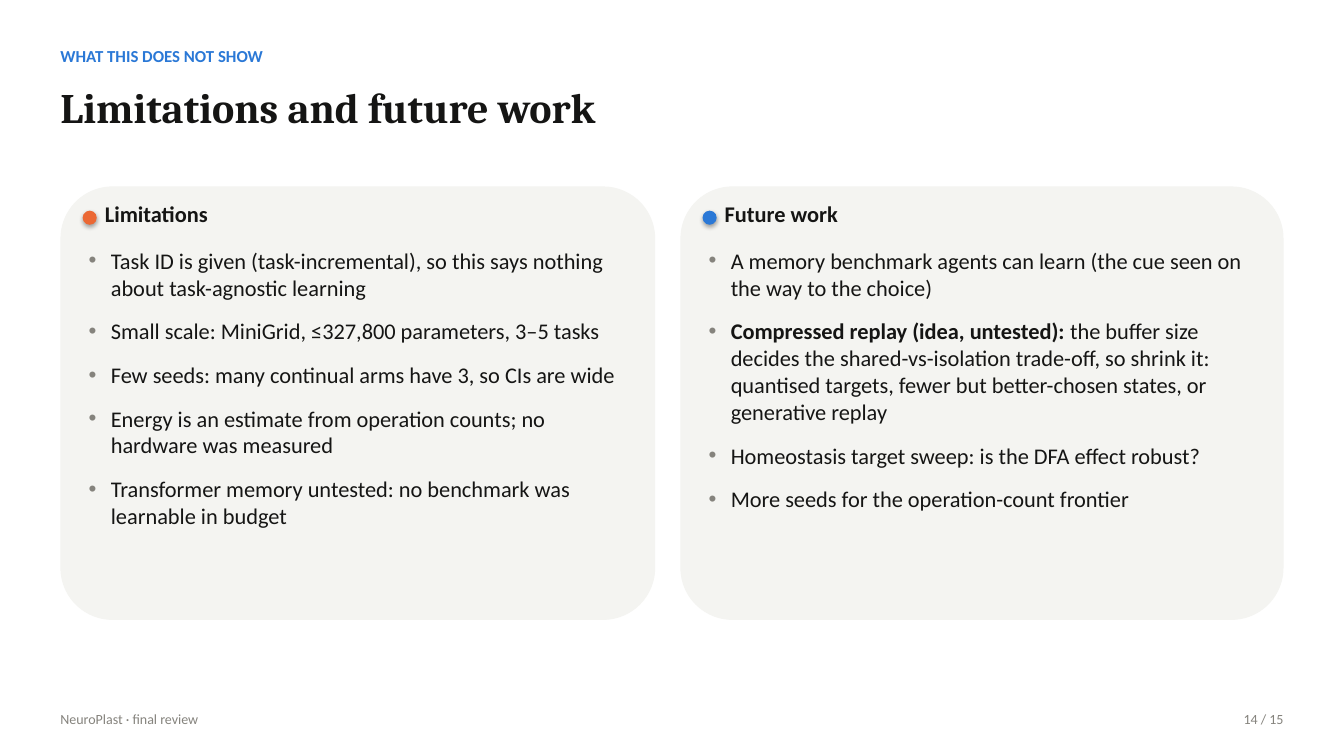
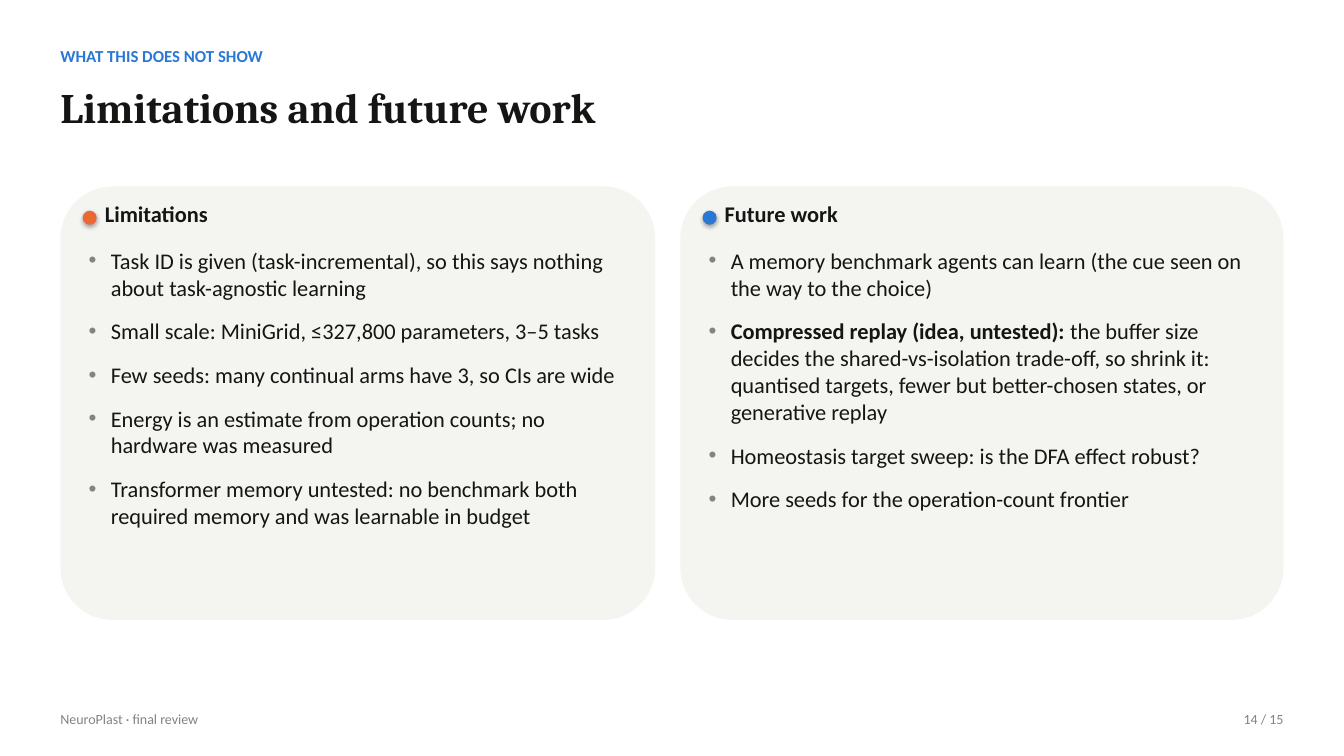
Before and after one commit to VT69/NeuroPlast, a slide deck: slide 14 of presentation/NeuroPlast_final_review.pptx. Drawn at 1344x756 pixels with LibreOffice and Linux fonts; fonts in the diff are those of the drawing. Boxes give left, top, right and bottom in pixels: in the first picture for what was removed or moved away, otherwise in the second. Text is boxed around its words. In the diff, an @@ line names an element or a change of style, - is before the commit and + after.

```diff
--- a/presentation/NeuroPlast_final_review.pptx
+++ b/presentation/NeuroPlast_final_review.pptx
@@ text at [111, 481, 578, 528]: text changed @@
-• Transformer memory untested: no benchmark was learnable in budget
+• Transformer memory untested: no benchmark both required memory and was learnable in budget
```
Also in this commit, not shown: 4 other slides changed, 27 other files.
